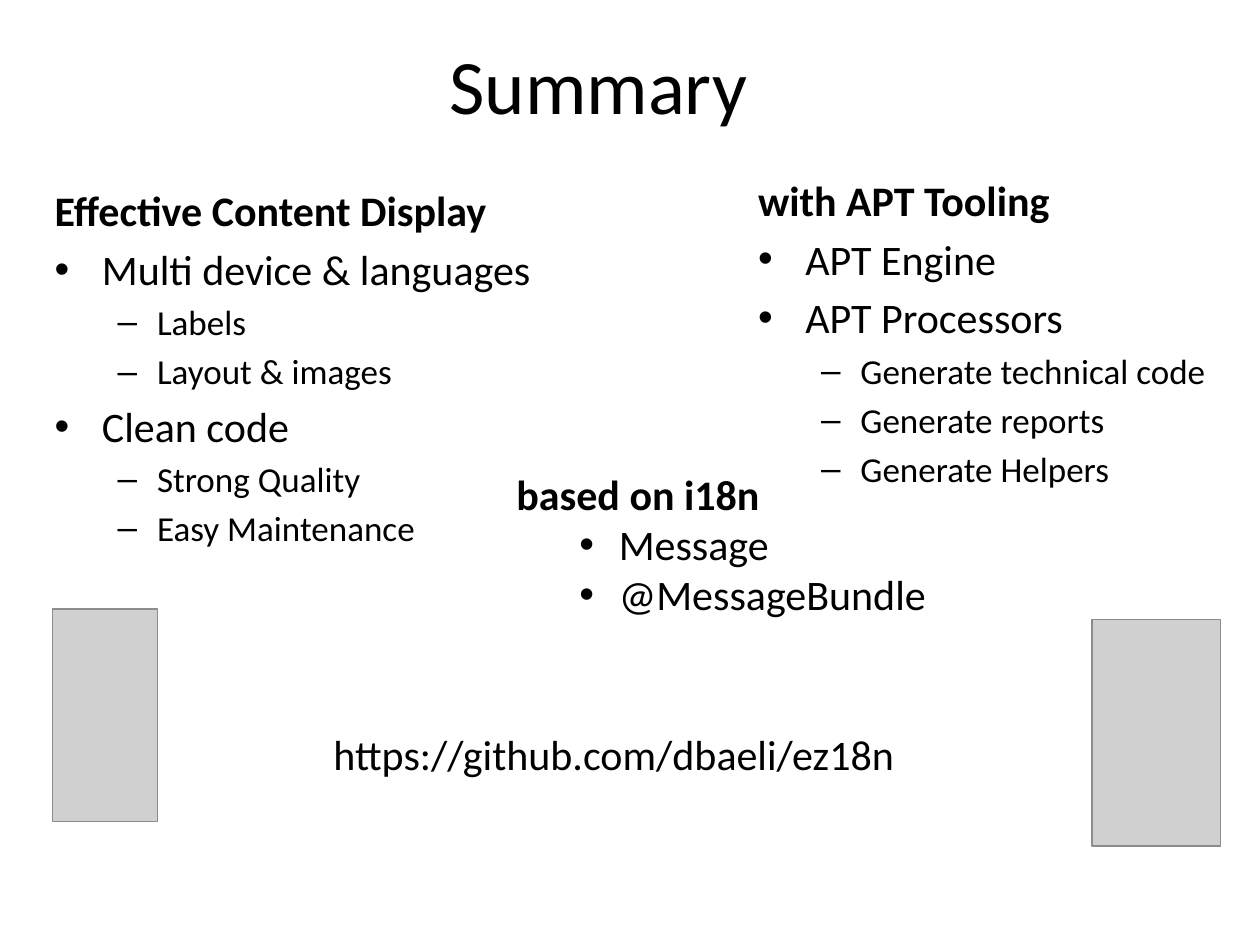
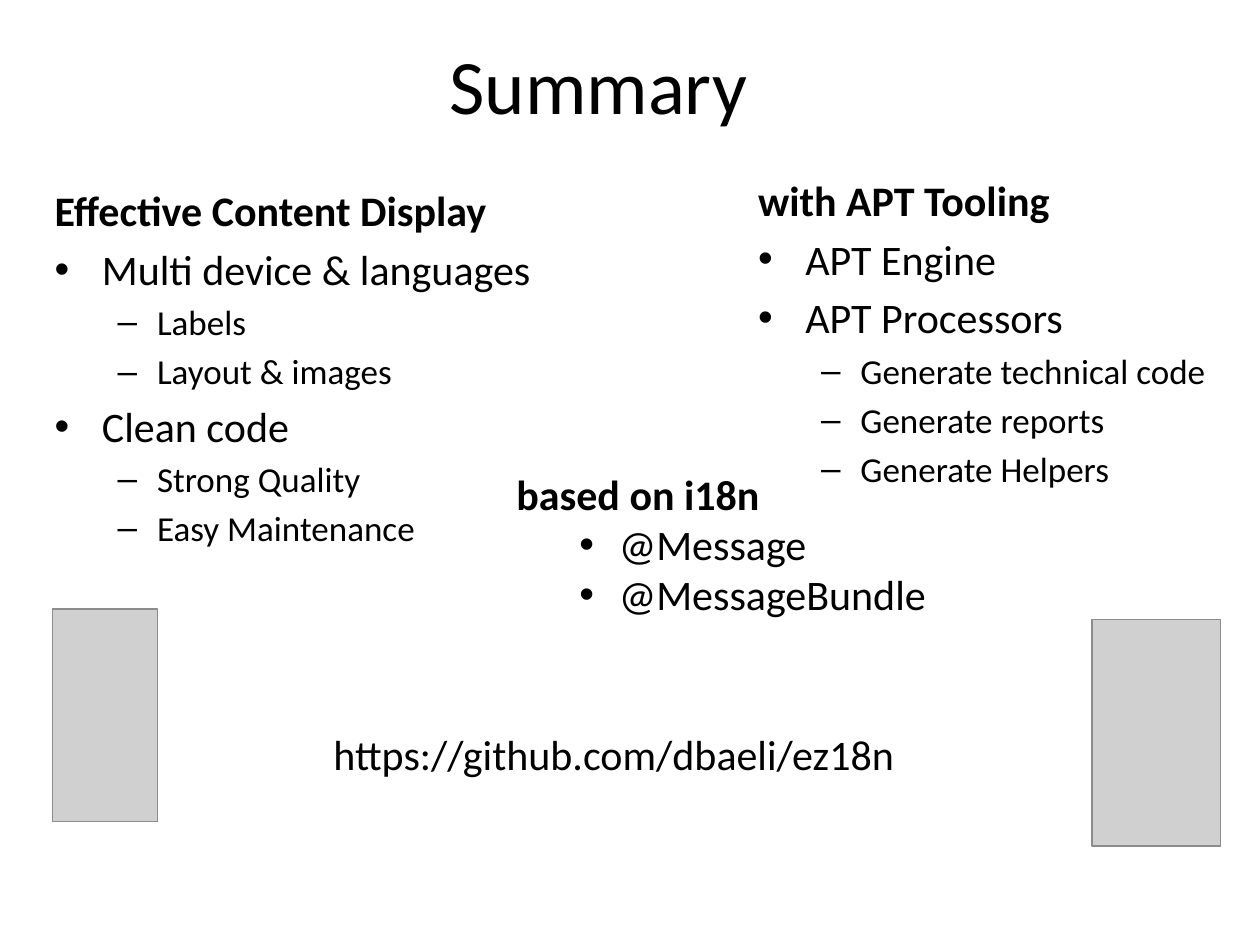
Before and after one commit to dbaeli/ez18n, a slide deck: slide 34 of ez18n-slides/javaone-2012/ez18n_javaone2012.pptx (slide 29 before the commit). Drawn at 1260x945 pixels with LibreOffice and Linux fonts; fonts in the diff are those of the drawing; grey boxes stand for pictures; background and template pictures are left out. Boxes give left, top, right and bottom in pixels: in the first picture for what was removed or moved away, otherwise in the second. Text is boxed around its words. In the diff, an @@ line names an element or a change of style, - is before the commit and + after.

```diff
--- a/ez18n-slides/javaone-2012/ez18n_javaone2012.pptx
+++ b/ez18n-slides/javaone-2012/ez18n_javaone2012.pptx
@@ text at box(619, 533, 807, 568): text changed @@
-  • Message
+  • @Message
```
Also in this commit, not shown: 15 other slides changed, 5 slides added, 2 other files.
